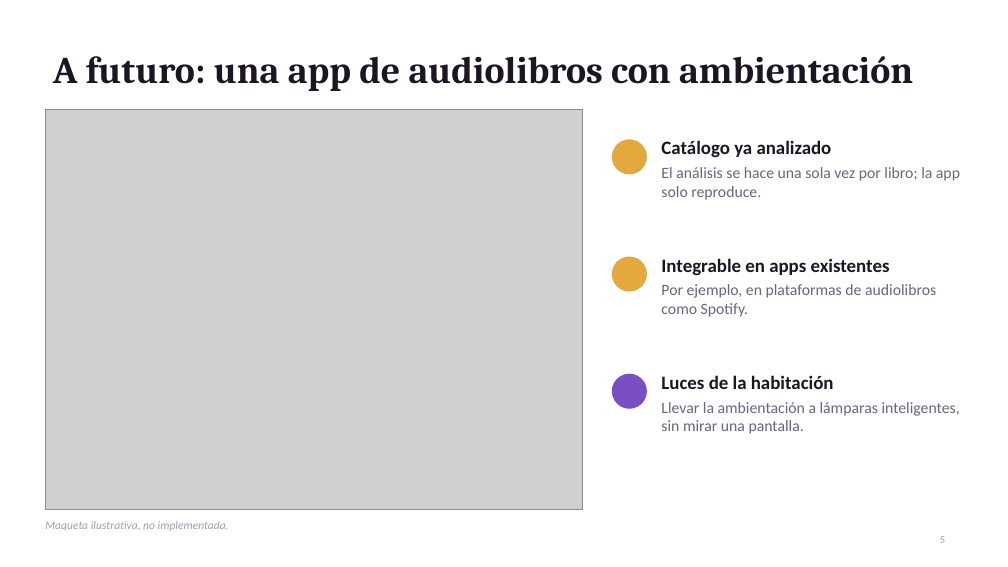
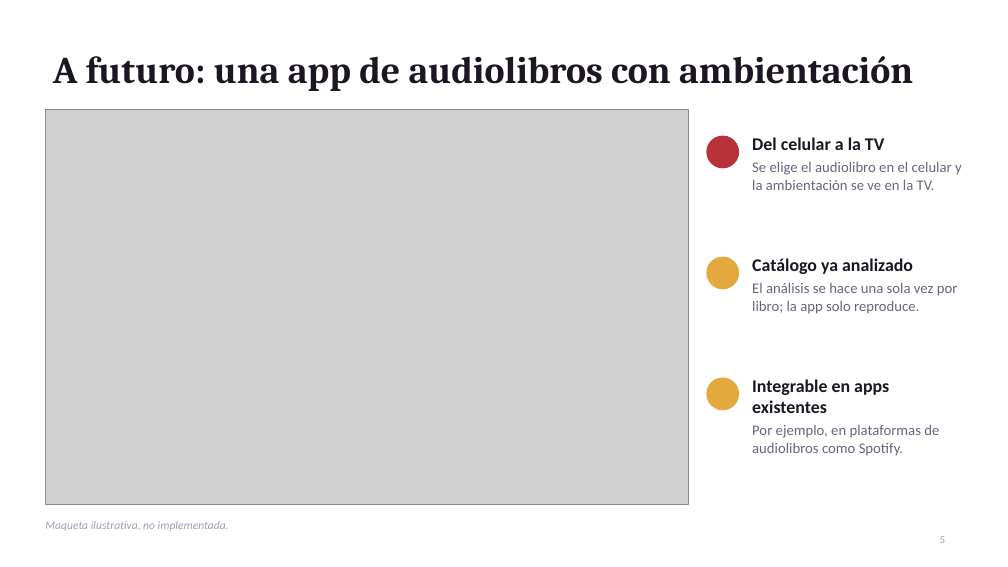
Before and after one commit to bernarditarobles/Prototipo-audiolibro, a slide deck: slide 5 of presentacion/Escuchar_y_ver_presentacion.pptx. Drawn at 1008x567 pixels with LibreOffice and Linux fonts; fonts in the diff are those of the drawing; grey boxes stand for pictures. Boxes give left, top, right and bottom in pixels: in the first picture for what was removed or moved away, otherwise in the second. Text is boxed around its words. In the diff, an @@ line names an element or a change of style, - is before the commit and + after.

```diff
--- a/presentacion/Escuchar_y_ver_presentacion.pptx
+++ b/presentacion/Escuchar_y_ver_presentacion.pptx
@@ picture: place and size @@
-picture at [45,110,582,510]
+picture at [45,110,688,504]
@@ ellipse: place and size @@
-ellipse at [613,140,647,174]
+ellipse at [707,136,739,168]
@@ ellipse at [707,136,739,168]: fill #E3A93F to #B8323A; outline #E3A93F 1 pt to #B8323A 1 pt @@
@@ text added at [752,137,962,190], 14 pt, text #6B6380 @@
+Del celular a la TV
+Se elige el audiolibro en el celular y la ambientación se ve en la TV.
@@ ellipse: place and size @@
-ellipse at [613,257,647,291]
+ellipse at [707,257,739,289]
@@ text "Catálogo ya analizado": place and size @@
-text "Catálogo ya analizado" at [661,140,960,200]
+text "Catálogo ya analizado" at [752,258,958,314]
@@ text "Catálogo ya analizado" at [752,258,958,314]: size 18 to 17 pt in "Catálogo ya analizado"; size 15 to 14 pt in "El análisis se hace una sola vez ..." @@
@@ text removed at [661,375,960,434] @@
-Luces de la habitación
-Llevar la ambientación a lámparas inteligentes, sin mirar una pantalla.
@@ ellipse: place and size @@
-ellipse at [613,374,647,408]
+ellipse at [707,378,739,410]
@@ ellipse at [707,378,739,410]: fill #7B4FC4 to #E3A93F; outline #7B4FC4 1 pt to #E3A93F 1 pt @@
@@ text "Integrable en apps existentes": place and size @@
-text "Integrable en apps existentes" at [661,258,936,317]
+text "Integrable en apps existentes" at [752,379,939,456]
@@ text "Integrable en apps existentes" at [752,379,939,456]: size 18 to 17 pt in "Integrable en apps existentes"; size 15 to 14 pt in "Por ejemplo, en plataformas de audiolibros como ..." @@
```
Also in this commit, not shown: 2 other slides changed.
